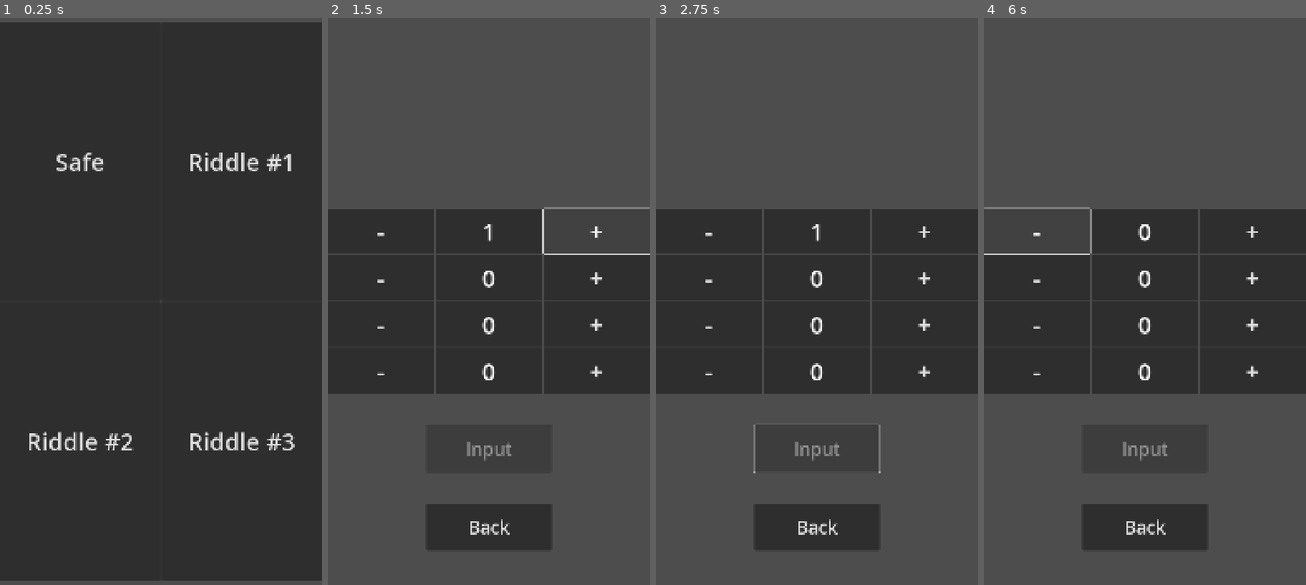
Above: before the commit, frames 1-4 (left to right).
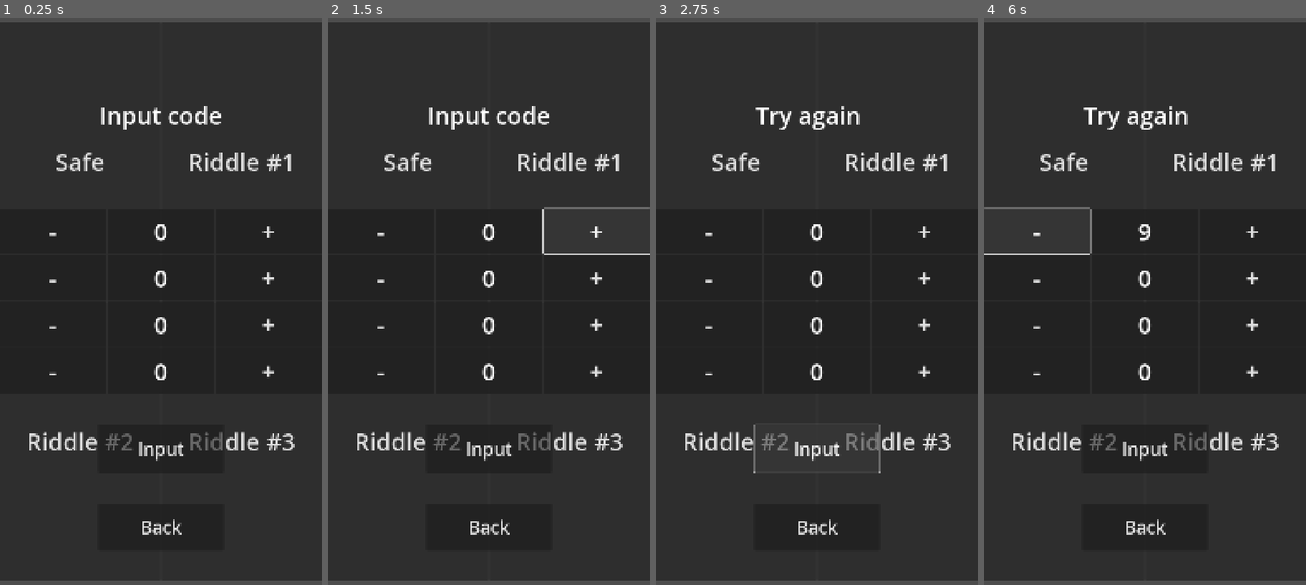
Above: after the commit, the same moments.

Repository: vmakoed/safe-lock
Game: Godot game, scene res://scenes/main.tscn
Same seed, same stepped clock (60 frames per second), same inputs: the game is played once before the commit and once after it. The project has no main scene, so this scene is started directly.
Inputs (mouse positions are in pixels of both pictures, inside the frame that each line leads up to):
- Up to frame 1 (0.25 s): no input
- Up to frame 2 (1.5 s): click (382, 233) at 0.5 s, where only the run after the commit has a clickable "-"; click "+" at 1.25 s
- Up to frame 3 (2.75 s): click (817, 448) at 2 s, where only the run after the commit has a clickable "Input"
- Up to frame 4 (6 s): click (1064, 159) at 2.75 s, where only the run after the commit has a clickable "Safe"; click (1225, 159) at 3.5 s, where only the run after the commit has a clickable "Riddle #1"; click (1064, 443) at 4.25 s, where only the run after the commit has a clickable "Riddle #2"; click (1225, 443) at 5 s, where only the run after the commit has a clickable "Riddle #3"; click "-" at 5.75 s

The runs differ from the first frame. In frame 1, 1.6% of the frame differs, in the area x 15-86%, y 15-92%; in frame 2, 63%, in the area x 0-100%, y 0-100%; in frame 3, 60%; in frame 4, 62%.

Commit message:
Implement win condition

Diff:
--- a/scenes/main.tscn
+++ b/scenes/main.tscn
@@ -84,7 +84,6 @@
 
 [node name="Safe" type="Control" parent="UI/MarginContainer"]
 unique_name_in_owner = true
-visible = false
 layout_mode = 2
 script = ExtResource("3_sugp2")
 
@@ -99,6 +98,23 @@
 [node name="Top" type="Control" parent="UI/MarginContainer/Safe/VBoxContainer"]
 layout_mode = 2
 size_flags_vertical = 3
+
+[node name="SafeMessage" type="Label" parent="UI/MarginContainer/Safe/VBoxContainer/Top"]
+unique_name_in_owner = true
+layout_mode = 1
+anchors_preset = 8
+anchor_left = 0.5
+anchor_top = 0.5
+anchor_right = 0.5
+anchor_bottom = 0.5
+offset_left = -206.0
+offset_top = -55.0
+offset_right = 206.0
+offset_bottom = 55.0
+grow_horizontal = 2
+grow_vertical = 2
+theme_override_font_sizes/font_size = 80
+text = "Input code"
 
 [node name="Middle" type="Control" parent="UI/MarginContainer/Safe/VBoxContainer"]
 layout_mode = 2
@@ -296,7 +312,6 @@
 layout_mode = 2
 size_flags_vertical = 3
 theme_override_font_sizes/font_size = 60
-disabled = true
 text = "Input"
 
 [node name="MarginContainer2" type="MarginContainer" parent="UI/MarginContainer/Safe/VBoxContainer/Bottom/MarginContainer/VBoxContainer"]
@@ -818,6 +833,7 @@
 [connection signal="pressed" from="UI/MarginContainer/LevelSelector/TicTacToeLevelButton" to="." method="_on_tic_tac_toe_level_button_pressed"]
 [connection signal="pressed" from="UI/MarginContainer/LevelSelector/MazeLevelButton" to="." method="_on_maze_level_button_pressed"]
 [connection signal="pressed" from="UI/MarginContainer/LevelSelector/Button4" to="." method="_on_tetrominoes_button_pressed"]
+[connection signal="pressed" from="UI/MarginContainer/Safe/VBoxContainer/Bottom/MarginContainer/VBoxContainer/MarginContainer/SafeInputButton" to="UI/MarginContainer/Safe" method="_on_safe_input_button_pressed"]
 [connection signal="pressed" from="UI/MarginContainer/Safe/VBoxContainer/Bottom/MarginContainer/VBoxContainer/MarginContainer2/SafeBackButton" to="." method="_on_level_back_button_pressed"]
 [connection signal="pressed" from="UI/MarginContainer/TicTacToe/VBoxContainer/Bottom/MarginContainer/VBoxContainer/MarginContainer/TicTacToeBackButton" to="." method="_on_level_back_button_pressed"]
 [connection signal="body_entered" from="UI/MarginContainer/Maze/Exit" to="UI/MarginContainer/Maze" method="_on_exit_body_entered"]
--- a/scripts/safe.gd
+++ b/scripts/safe.gd
@@ -4,8 +4,12 @@
 const INITIAL_DIGITS = [0, 0, 0, 0]
 const MIN_DIGIT = 0
 const MAX_DIGIT = 9
+const DIGITS_SOLUTION = [4, 5, 6, 0]
 
 @onready var safe_buttons_container := %SafeButtonsContainer
+@onready var message := %SafeMessage
+
+var current_digits = INITIAL_DIGITS.duplicate()
 
 func _ready() -> void:
 	for i in range(BUTTONS_AMOUNT):
@@ -31,7 +35,15 @@
 	elif new_value < MIN_DIGIT:
 		new_value = MAX_DIGIT
 
+	current_digits[digit_index] = new_value
 	label.text = str(new_value)
 
 func _process(_delta: float) -> void:
 	pass
+
+
+func _on_safe_input_button_pressed() -> void:
+	if current_digits == DIGITS_SOLUTION:
+		message.text = "Well done!"
+	else:
+		message.text = "Try again"
